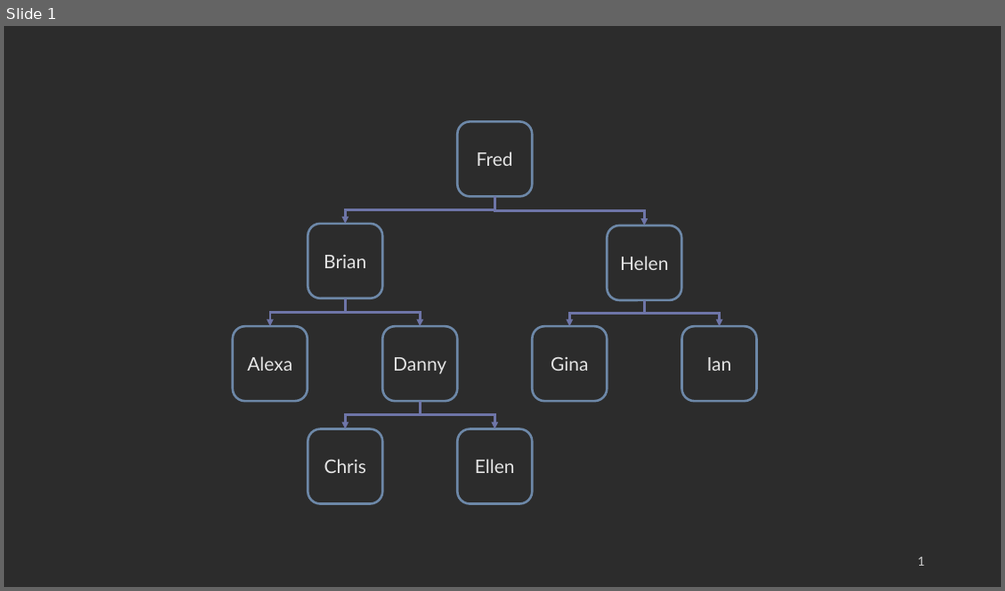
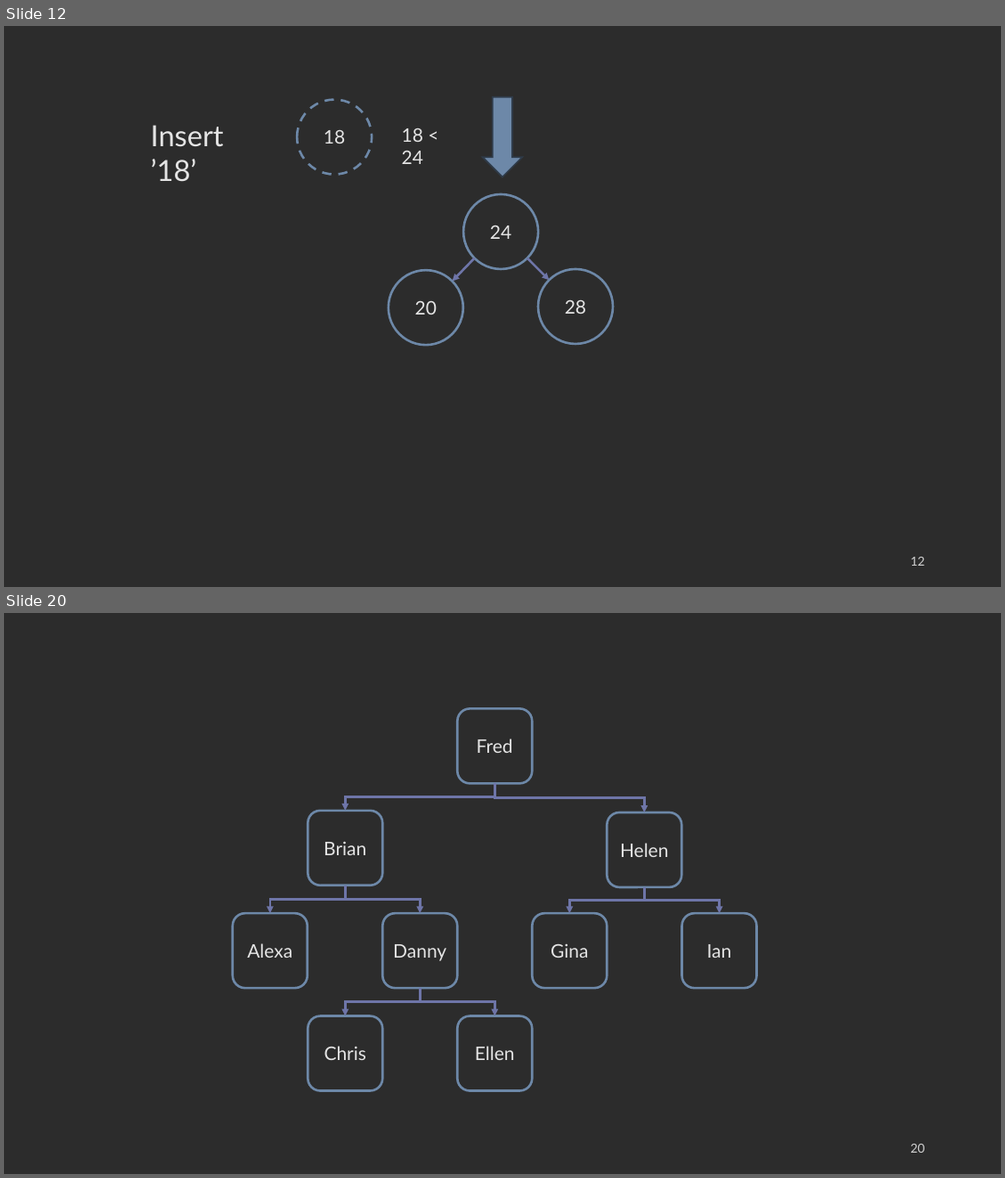
Before and after one commit to COP3530/edugator-content, a slide deck: trees/binary-search-trees/images-ppt.pptx. Shown one above the other, each under a label of ours: slide 1 before the commit, slides 12 and 20 after it; the slides between them are not shown. The pictures are 1005x591 and 1005x1178 pixels, drawn with LibreOffice and Linux fonts; fonts in the diff are those of the drawing. Boxes give left, top, right and bottom in pixels: in the first picture for what was removed or moved away, otherwise in the second. Text is boxed around its words. In the diff, an @@ line names an element or a change of style, - is before the commit and + after.

```diff
--- a/trees/binary-search-trees/images-ppt.pptx
+++ b/trees/binary-search-trees/images-ppt.pptx
@@ slide 12 added at box(4, 26, 1001, 587), background #2C2C2C @@
@@ ellipse added at box(297, 99, 372, 174), outline #6D88A8 2.25 pt dashed, 18 pt, text #E4E4E4 @@
+18
@@ down arrow added at box(483, 97, 522, 177), fill #6D88A8, outline #303C4A 1.5 pt @@
@@ text added at box(151, 125, 224, 182), 28 pt, text #E4E4E4 @@
+Insert ’18’
@@ text added at box(402, 128, 423, 164), 18 pt, text #E4E4E4 @@
+18 < 24
@@ ellipse added at box(463, 194, 538, 269), outline #6D88A8 2.25 pt, 18 pt, text #E4E4E4 @@
+24
@@ arrow added from (474, 257) to (452, 281), #6E75A8 2.25 pt @@
@@ arrow added from (527, 257) to (550, 281), #6E75A8 2.25 pt @@
@@ ellipse added at box(388, 270, 463, 345), outline #6D88A8 2.25 pt, 18 pt, text #E4E4E4 @@
+20
@@ ellipse added at box(538, 269, 613, 344), outline #6D88A8 2.25 pt, 18 pt, text #E4E4E4 @@
+28
@@ page number added at box(910, 556, 924, 565), 12 pt, text #D1D1D1 @@
+12
@@ what was slide 1 is now slide 20 @@
@@ page number at box(910, 1143, 924, 1152): text changed @@
-1
+20
```
Also in this commit, not shown: 18 other slides added, 1 slide removed, 8 other files.
